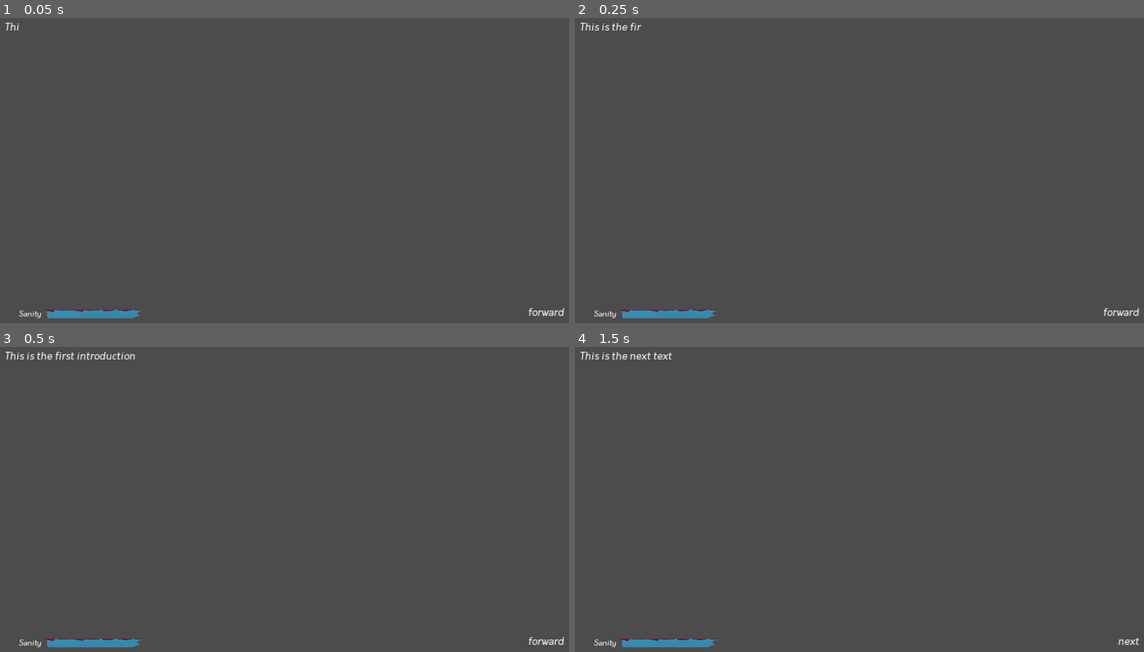
Above: before the commit, frames 1-4 (two rows, left to right).
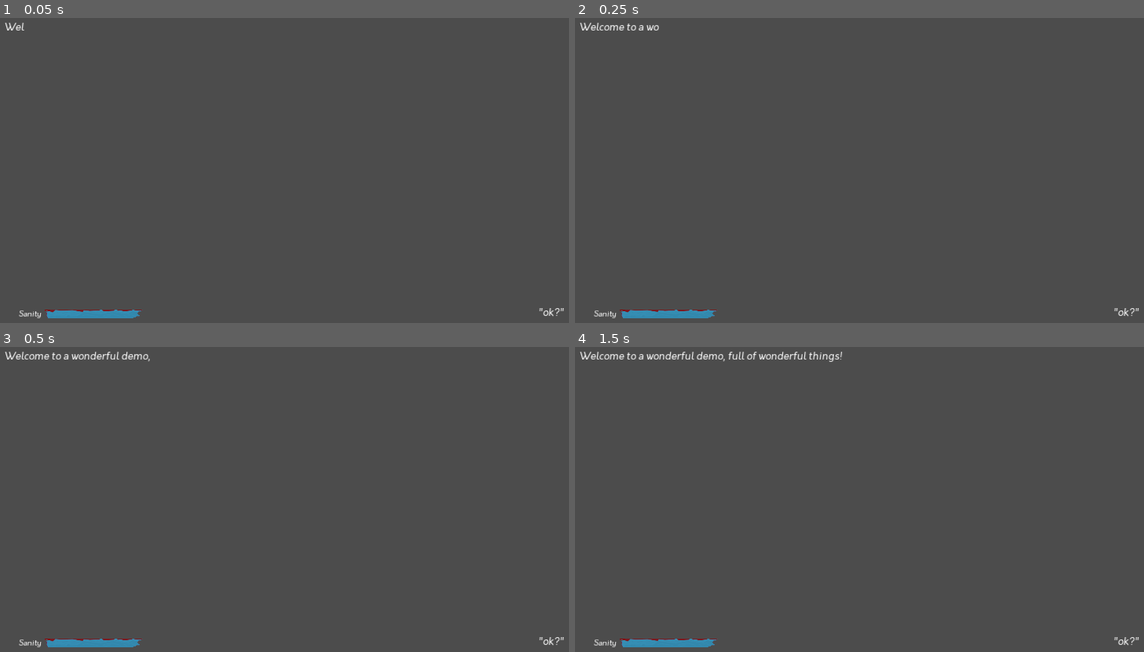
Above: after the commit, the same moments.

Repository: SkyeActsOut/2DRPG_v2
Game: Godot game, scene res://Game.tscn
Same seed, same stepped clock (60 frames per second), same inputs: the game is played once before the commit and once after it.
Inputs (mouse positions are in pixels of both pictures, inside the frame that each line leads up to):
- Up to frame 1 (0.05 s): no input
- Up to frame 2 (0.25 s): no input
- Up to frame 3 (0.5 s): no input
- Up to frame 4 (1.5 s): tap Enter at 0.5 s; move the mouse to (1121, 642) at 0.52 s; click (1121, 642) at 0.6 s; tap Space at 1.25 s; move the mouse to (751, 523) at 1.27 s; click (751, 523) at 1.35 s

The runs differ from the first frame. In frame 1, 0.2% of the frame differs, in the area x 0-100%, y 1-98%; in frame 2, 0.3%; in frame 3, 0.5%; in frame 4, 0.6%.

Commit message:
Audio & Loading Changes
- Added a arguments systems for lines instead of individual options, currently had the capacity to play audio
- Changed demo.txt greatly, and found/fixed a few bugs on the way
Unfixed bugs:
- buttons can be clicked multiple times before they trigger, lowering rep or sanity more than it should

Diff:
--- a/Game.tscn
+++ b/Game.tscn
@@ -6,7 +6,7 @@
 [ext_resource path="res://Assets/Textures/SanityProgress.png" type="Texture" id=4]
 [ext_resource path="res://Assets/Dnynamic_Font/Cello-Sans-Italic_Large.tres" type="DynamicFont" id=5]
 
-[node name="Node2D" type="Node2D"]
+[node name="Game" type="Node2D"]
 
 [node name="MainField" type="MarginContainer" parent="."]
 margin_right = 1920.0
@@ -59,7 +59,7 @@
 size_flags_horizontal = 3
 size_flags_vertical = 3
 custom_fonts/font = ExtResource( 5 )
-text = "awdawdwdqwqawdawdwdqwqadawdwdqwqawdawdwdqwqawdawdwdq …(146 unchanged characters)… wdawdwdqwqawdawdwdqwqawdawdwdqwqawdawdwdqwqawdawdwdqwqawdawdwdqwqawdawdwdqwqawdawdw …(19156 unchanged characters)…
+text = "awdawdwdqwqawdawdwdqwqadawdwdqwqawdawdwdqwqawdawdwdq …(146 unchanged characters)… wdawdwdqwqawdawdwdqwqawdawdwdqwqawdawdwduwuimnotatsundereawdawdwdqwqawdawdwdqwqawdawdwdqwqawdawdw …(19156 unchanged characters)…
 autowrap = true
 clip_text = true
 script = ExtResource( 2 )
@@ -136,3 +136,5 @@
 margin_right = 1920.0
 margin_bottom = 1080.0
 rect_min_size = Vector2( 100, 100 )
+
+[node name="Audio" type="AudioStreamPlayer" parent="."]
--- a/Scripts/GameText.gd
+++ b/Scripts/GameText.gd
@@ -1,4 +1,7 @@
 extends Node
+
+var textExtension = '.txt'
+var audioExtension = '.wav'
 
 var displayIndex = 0
 var startTime
@@ -16,6 +19,7 @@
 var currScript;
 var currLine;
 
+onready var Audio = $"/root/Game/Audio"
 onready var OptionsNode = $'../../UIContainer/HBox/Options'
 onready var SanityNode = $'../../UIContainer/HBox/StatusBars/Sanity/Bar'
 
@@ -33,6 +37,7 @@
 
 # Called when the node enters the scene tree for the first time.
 func _ready():
+	print (self.get_path())
 	cooldowns[globalTextSpeed] = -1
 	cooldowns[globalDecSpeed] = -1
 
@@ -48,6 +53,24 @@
 	elapsedTime += delta
 	DrawText(currScript.get(currLine)[0])
 	ModSanity()
+
+func RunArgs():
+	var args = currScript.get(currLine)[2]
+	if (args.length() >= 1):
+		for arg in args.split (' '):
+			print (arg.substr(0, 2))
+			if (arg.substr(0, 2) == "-a"):
+				PlayAudio ()
+
+func PlayAudio():
+	var lineToPath = currLine.replace (".", "0")
+	var filePath = str("res://Audio/", Levels[currLevelNum], "/", currLevel[currScriptNum].split(textExtension)[0], "/", lineToPath, audioExtension)
+	print (filePath)
+	Audio.set_stream(load(filePath))
+	Audio.volume_db = 1
+	Audio.pitch_scale = 1
+	Audio.play()
+
 
 func GetInverval (speed):
 	var currTime = stepify(elapsedTime, speed)
@@ -63,7 +86,6 @@
 
 # Draws Text to the screen
 func DrawText (s):
-	# Checks puncuation
 	if (GetInverval (globalTextSpeed) && displayIndex < s.length()): # Only draws text on intervals of 0.125 seconds
 		displayIndex+=1
 	get_parent().get_node("GameText").set_text (s.substr(0, displayIndex))
@@ -71,8 +93,6 @@
 		pause = 0.625
 
 func isPunctuation (s, slen):
-	print (s.rfind ("!"))
-	print (s.length())
 	if (s.length() != slen && s.length() != 0):
 		return (
 				s.rfind (".") == s.length() - 1 ||
@@ -88,27 +108,25 @@
 		if (sanDec < 0):
 			sanity -= 0.5
 			sanDec += 0.5
-			print (sanDec)
 		elif (sanDec > 0):
 			sanity += 1
 			sanDec -= 1
-			print (sanDec)
 		if (sanDec != 0):
 			SanityNode.value = sanity
 
 # Creates the options nodes
 func SetOptions ():
-	var options_text = currScript.get(currLine)[1]
-	var options = options_text.substr(1, options_text.length()-2).split('|') # Options array for all the individual options
+	var options_text = currScript.get(currLine)[1] # the current dialogue options
+	var options = options_text.split('|') # Options array for all the individual options
 	var i = 1
-	if (options.size() > 1):
+	if (options.size() > 1): # If there is more than one option, create numbered leads for the different options
 		for option in options:
 			var option_node = Option.instance()
 			option_node.option_text = option
 			option_node.lead = i
 			OptionsNode.add_child(option_node);
 			i+=1
-	else:
+	else: # If only one option, keep the default lead
 		var option_node = Option.instance()
 		option_node.option_text = options[0]
 		OptionsNode.add_child(option_node);
@@ -126,7 +144,9 @@
 #		elapsedTime = 0;
 		ClearOptions()
 		SetOptions()
+		Audio.stop()
 		yield(get_tree().create_timer(1), "timeout")
+		RunArgs()
 
 # Jumps to a specific line
 func JumpLine (jump):
@@ -136,7 +156,9 @@
 #		elapsedTime = 0;
 		ClearOptions()
 		SetOptions()
+		Audio.stop()
 		yield(get_tree().create_timer(1), "timeout")
+		RunArgs()
 
 func ChangeRep (rep, amount):
 	print (str("Changing rep of type ", rep, " by ", amount))
@@ -174,14 +196,25 @@
 	f.open(file, File.READ)
 	while not f.eof_reached(): # iterate through all lines until the end of file is reached
 		var line = f.get_line() # a string for the indivudual line
-		var splitLine = StripTab(line).split(' ')
-		var addr = splitLine[0]
-		var text = StripTab(line).split(' ')
+		if (line.substr(0, 1) == "#"): # If a # is found at the start, skip the line since its a comment line
+			continue
+		var splitLine = StripTab(line).split(' ') # A split by ' '
+		var addr = splitLine[0] # The address of the individual line of text
+		var text = StripTab(line).split(' ') # The actual dialogue text to be displayed on screen
 		text.remove(0) # Removes the address
-		text.remove(text.size() - 1) # Removes the options
-		text = text.join(' ')
-		var options = splitLine[splitLine.size() - 1]
-		script[addr] = [text, options]
+		var cut = 1; # How much to cut off the end to get the line of dialogue
+		if (line.rfind ("-a") != -1): # If the audio argument is found, add one to cut
+			cut += 1
+		for i in range (0, cut):
+			text.remove(text.size() - 1) # Removes the options and arguments
+		text = text.join(' ') # Joins the text
+		var options = line.split('[')[1].split(']')[0]
+		# For however many arguments exist, add them to the arguments string
+		var args = ""
+		if (cut != 1):
+			for i in range (1, cut):
+				args += splitLine[splitLine.size() - i]
+		script[addr] = [text, options, args]
 	f.close()
 	return script
 
--- a/Scripts/Option.gd
+++ b/Scripts/Option.gd
@@ -1,11 +1,14 @@
 extends MarginContainer
 
 var option_text = ""
+var text_args = ""
 var lead = "."
 var jump = ""
 var repType = "none"
 var repMod = 0
 var sanityMod = 0
+var soundFile = "none"
+var clicked = false
 
 onready var GameTextNode = $"../../../../GameTextContainer/GameText"
 
@@ -37,7 +40,6 @@
 					mod = 1
 				repType = repArgs[0]
 				repMod = int(repArgs[1])
-	print (str (option_text, " | ", lead))
 
 # Runs when the player left clicks on the option
 func _on_Container_gui_input(event):
Not shown, added: Audio/introduction/demo/0001000.wav.import
Not shown, changed: Dialogue/introduction/demo.txt
Not shown, added: Audio/introduction/demo/0001000.wav
